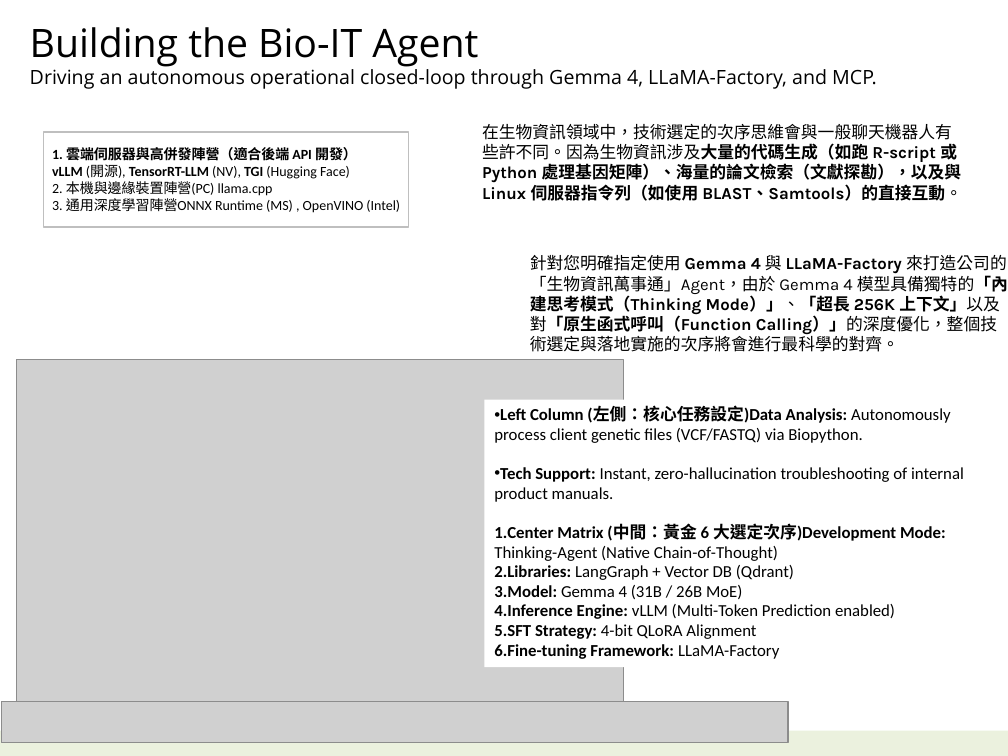
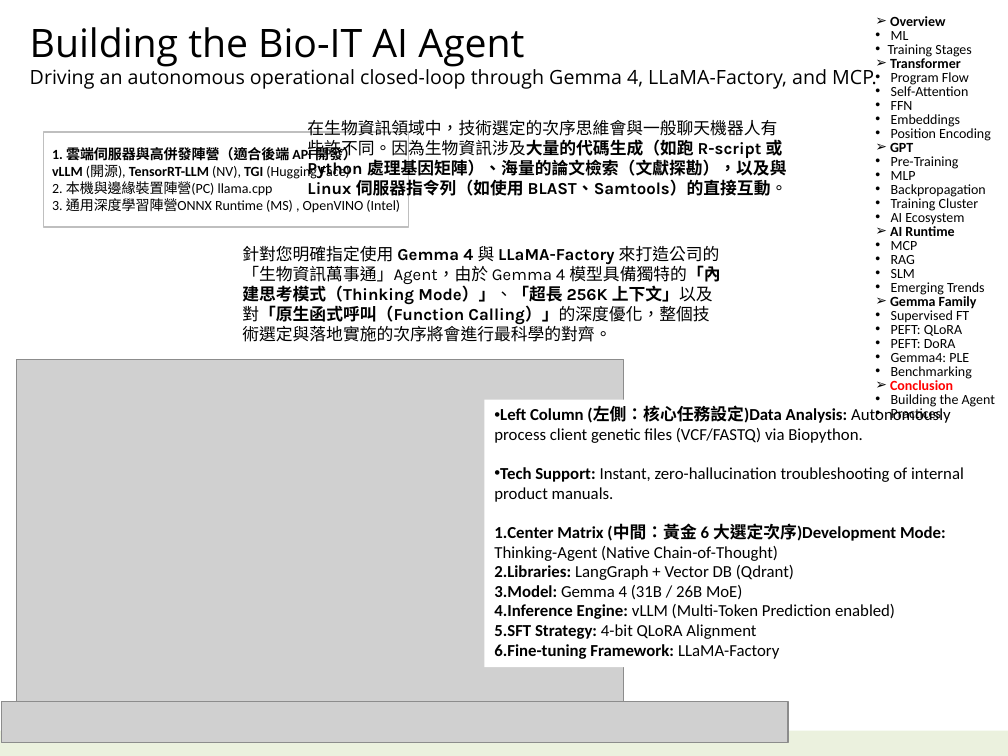
Before and after one commit to navibator/crazy-ai, a slide deck: slide 14 of ai-gemma.pptx. Drawn at 1008x756 pixels with LibreOffice and Linux fonts; fonts in the diff are those of the drawing; grey boxes stand for pictures. Boxes give left, top, right and bottom in pixels: in the first picture for what was removed or moved away, otherwise in the second. Text is boxed around its words. In the diff, an @@ line names an element or a change of style, - is before the commit and + after.

Commit message:
bio-it-agent

```diff
--- a/ai-gemma.pptx
+++ b/ai-gemma.pptx
@@ text at [30,27,478,67]: text changed @@
-Building the Bio-IT Agent
+Building the Bio-IT AI Agent
@@ text added at [888,16,995,420], 10 pt, text #000000 @@
+➢ Overview
+      • ML
+    • Training Stages
+➢ Transformer
+    • Program Flow
+    • Self-Attention
+    • FFN
+    • Embeddings
+    • Position Encoding
+➢ GPT
+    • Pre-Training
+    • MLP
+    • Backpropagation
+    • Training Cluster
+    • AI Ecosystem
+➢ AI Runtime
+    • MCP
+    • RAG
+    • SLM
+    • Emerging Trends
+➢ Gemma Family
+    • Supervised FT
+    • PEFT: QLoRA
+    • PEFT: DoRA
+    • Gemma4: PLE
+    • Benchmarking
+➢ Conclusion
+    • Building the Agent
+    • Practices
@@ text "在生物資訊領域中，技術選定的次序思維會與一般聊天機器人有些許不同。因為生物資訊涉及大量的代碼生成（如跑 R-script ...": place and size @@
-text "在生物資訊領域中，技術選定的次序思維會與一般聊天機器人有些許不同。因為生物資訊涉及大量的代碼生成（如跑 R-script ..." at [482,124,962,201]
+text "在生物資訊領域中，技術選定的次序思維會與一般聊天機器人有些許不同。因為生物資訊涉及大量的代碼生成（如跑 R-script ..." at [307,120,788,199]
@@ text "針對您明確指定使用 Gemma 4 與 LLaMA-Factory ...": place and size @@
-text "針對您明確指定使用 Gemma 4 與 LLaMA-Factory ..." at [530,255,1008,352]
+text "針對您明確指定使用 Gemma 4 與 LLaMA-Factory ..." at [242,246,720,342]
```
Also in this commit, not shown: 4 other slides changed, 3 other files.
